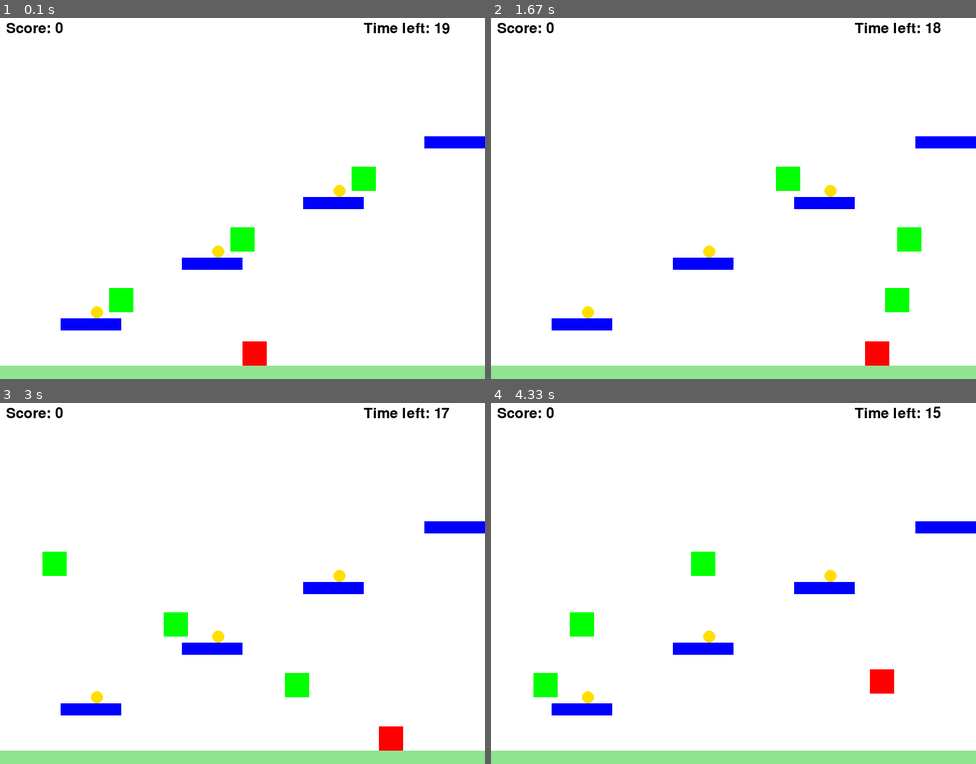
Above: before the commit, frames 1-4 (two rows, left to right).
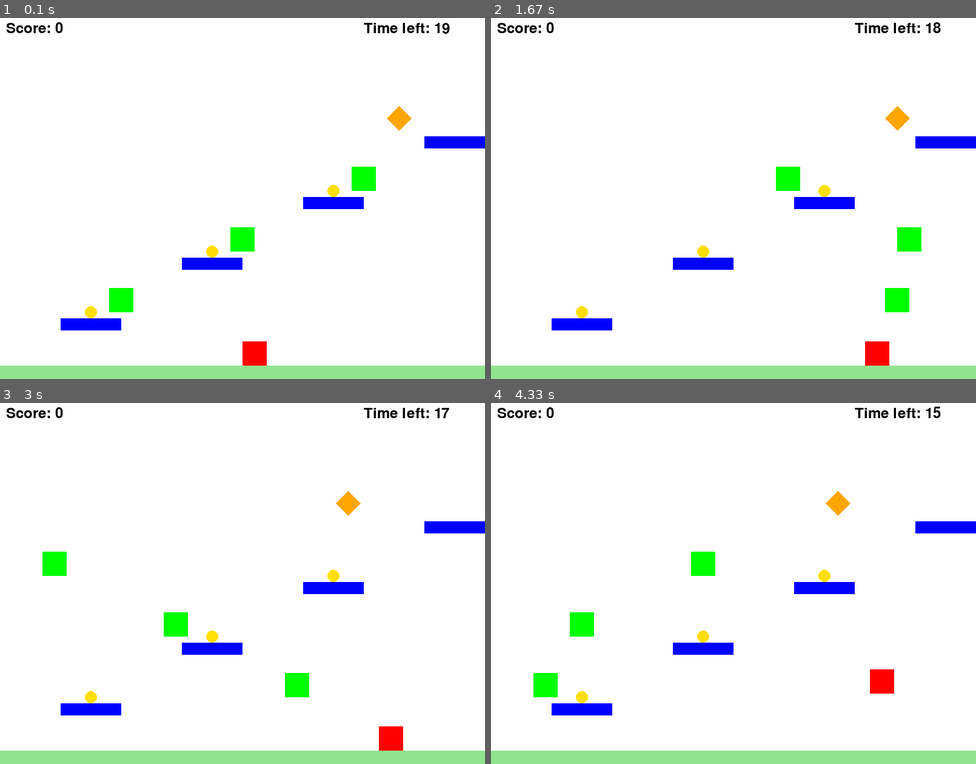
Above: after the commit, the same moments.

Repository: hwangyujo/pygamecode
Game: pygame game, started from jumpjump.py
Two runs of this game, one before a commit and one after it. Both use one fixed random seed, a clock stepped at 60 frames per second and the inputs below.
Inputs:
- Up to frame 1 (0.1 s): no input
- Up to frame 2 (1.67 s): hold Right 0.33-0.8 s; hold Right 0.83-1.3 s; hold Left from 1.33 s (still down)
- Up to frame 3 (3 s): release Left at 1.87 s; hold Left 1.9-2.3 s; hold Right 2.33-2.97 s
- Up to frame 4 (4.33 s): tap Space at 3, 3.4, 3.7, 3.9, 4.2 s; hold Left 3.33-3.8 s; hold Right 3.83-4.3 s

The runs differ from the first frame. In frame 1, 0.4% of the frame differs, in the area x 17-85%, y 24-84%; in frame 2, 0.4%; in frame 3, 0.4%; in frame 4, 0.4%.

Commit message:
합본 수정 수정 수정 수정

Diff:
--- a/jumpjump.py
+++ b/jumpjump.py
@@ -16,6 +16,7 @@
 YELLOW = (255, 223, 0)
 PURPLE = (128, 0, 128)
 FLOOR_COLOR = (144, 228, 144)
+ORANGE = (255, 165, 0)  # 새로운 적 색깔
 
 # 캐릭터 속성 설정
 character_width, character_height = 40, 40
@@ -52,9 +53,9 @@
     (550, 250)
 ]
 stage1_powerup_positions = [
-    (150, 480),
-    (350, 380),
-    (550, 280)
+    (100 + (platform_width // 2 - powerup_radius), 500 - powerup_radius * 2),
+    (300 + (platform_width // 2 - powerup_radius), 400 - powerup_radius * 2),
+    (500 + (platform_width // 2 - powerup_radius), 300 - powerup_radius * 2)
 ]
 
 # 스테이지 2 설정
@@ -70,9 +71,9 @@
     (550, 200)
 ]
 stage2_powerup_positions = [
-    (150, 430),
-    (350, 330),
-    (500, 230)
+    (150 + (platform_width // 2 - powerup_radius), 450 - powerup_radius * 2),
+    (350 + (platform_width // 2 - powerup_radius), 350 - powerup_radius * 2),
+    (500 + (platform_width // 2 - powerup_radius), 200 - powerup_radius * 2)
 ]
 
 # 블록 클래스 정의
@@ -87,6 +88,26 @@
         self.x = x
         self.y = y
         self.direction = 1
+
+# 새로운 추적형 적 클래스 정의
+class ChasingEnemy:
+    def __init__(self, x, y, speed):
+        self.x = x
+        self.y = y
+        self.speed = speed
+
+    def update(self, player_x, player_y):
+        if player_x > self.x:
+            self.x += self.speed
+        elif player_x < self.x:
+            self.x -= self.speed
+
+    def draw(self, screen):
+        # 가시공 모양 그리기
+        pygame.draw.polygon(screen, ORANGE, [(self.x + enemy_width//2, self.y),  # 꼭짓점 1
+                                              (self.x + enemy_width, self.y + enemy_height//2),  # 꼭짓점 2
+                                              (self.x + enemy_width//2, self.y + enemy_height),  # 꼭짓점 3
+                                              (self.x, self.y + enemy_height//2)])  # 꼭짓점 4
 
 # 파워업 클래스 정의
 class PowerUp:
@@ -105,11 +126,12 @@
     blocks = [Block(x, y) for x, y in blocks_positions]
     enemies = [Enemy(x, y) for x, y in enemy_positions]
     powerups = [PowerUp(x, y) for x, y in powerup_positions]
-    return blocks, enemies, powerups
+    chasing_enemy = ChasingEnemy(650, 150, 2)  # 새로운 추적형 적 추가
+    return blocks, enemies, powerups, chasing_enemy
 
 # 초기 스테이지 설정
 current_stage = 1
-blocks, enemies, powerups = init_stage(stage1_blocks_positions, stage1_enemy_positions, stage1_powerup_positions)
+blocks, enemies, powerups, chasing_enemy = init_stage(stage1_blocks_positions, stage1_enemy_positions, stage1_powerup_positions)
 
 # 포탈 초기화
 portal = None
@@ -131,6 +153,9 @@
 score = 0
 time_limit = 20  # 게임 시간 제한 (초)
 start_ticks = pygame.time.get_ticks()  # 시작 시간
+powerup_effect_duration = 5  # 파워업 효과 지속 시간 (초)
+powerup_effect_start_time = 0  # 파워업 효과 시작 시간
+powerup_effect = None
 
 while running:
     screen.fill(WHITE)
@@ -161,6 +186,19 @@
         character_x -= character_speed
     if keys[pygame.K_RIGHT]:
         character_x += character_speed
+
+    # 파워업 효과 적용
+    if powerup_effect:
+        if powerup_effect == "speed":
+            character_speed = 10  # 속도 증가 효과
+        elif powerup_effect == "jump":
+            jump_speed = 25  # 점프 높이 증가 효과
+
+        # 파워업 효과 지속 시간 체크
+        if (pygame.time.get_ticks() - powerup_effect_start_time) / 1000 > powerup_effect_duration:
+            character_speed = 7.5
+            jump_speed = 20
+            powerup_effect = None
 
     # 화면 범위 제한 및 바닥 충돌 처리
     character_x = max(0, min(SCREEN_WIDTH - character_width, character_x))
@@ -187,11 +225,18 @@
     if enemy_collided:
         running = False  # 적과 충돌하면 게임 종료
 
+    # 추적형 적 업데이트 및 충돌 검사
+    chasing_enemy.update(character_x, character_y)
+    if character_rect.colliderect(pygame.Rect(chasing_enemy.x, chasing_enemy.y, enemy_width, enemy_height)):
+        running = False  # 추적형 적과 충돌하면 게임 종료
+
     # 파워업 충돌 검사 및 처리
     powerup_collided = check_collision(character_rect, powerups, powerup_radius * 2, powerup_radius * 2)
     if powerup_collided:
         powerups.remove(powerup_collided)
         score += 10  # 파워업 수집 시 점수 증가
+        powerup_effect = random.choice(["speed", "jump"])
+        powerup_effect_start_time = pygame.time.get_ticks()
 
     # 모든 파워업을 수집하면 포탈 생성
     if not powerups and not portal:
@@ -205,7 +250,7 @@
         if character_rect.colliderect(portal_rect):
             if current_stage == 1:
                 # 스테이지 2로 이동
-                blocks, enemies, powerups = init_stage(stage2_blocks_positions, stage2_enemy_positions, stage2_powerup_positions)
+                blocks, enemies, powerups, chasing_enemy = init_stage(stage2_blocks_positions, stage2_enemy_positions, stage2_powerup_positions)
                 current_stage = 2
                 portal = None
                 character_x, character_y = SCREEN_WIDTH // 2, SCREEN_HEIGHT - character_height * 2
@@ -220,6 +265,9 @@
             enemy.direction *= -1  # 화면 끝에 도달하면 방향 전환
         pygame.draw.rect(screen, GREEN, (enemy.x, enemy.y, enemy_width, enemy_height))
 
+    # 추적형 적 그리기
+    chasing_enemy.draw(screen)
+
     # 바닥 그리기
     pygame.draw.rect(screen, FLOOR_COLOR, (0, floor_y, SCREEN_WIDTH, floor_height))
 
